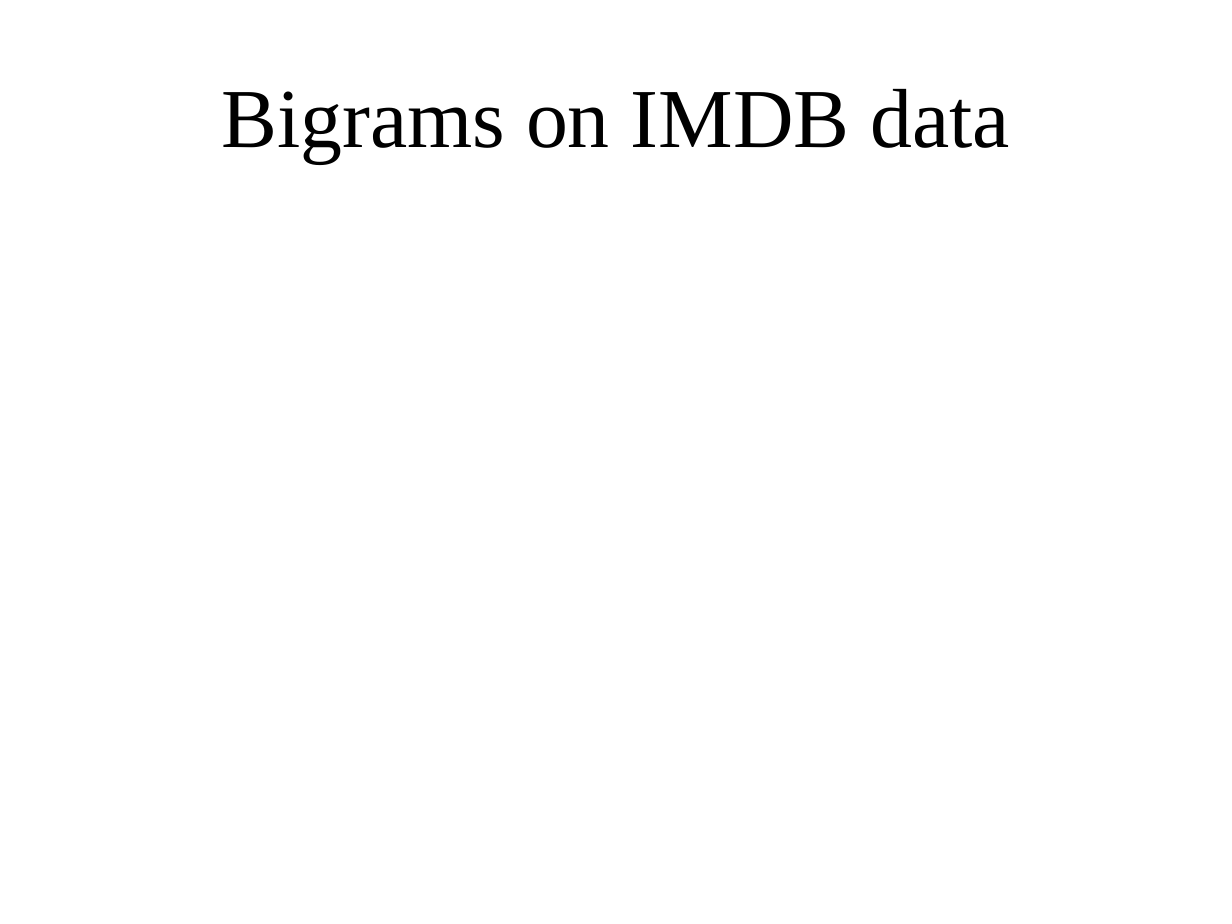
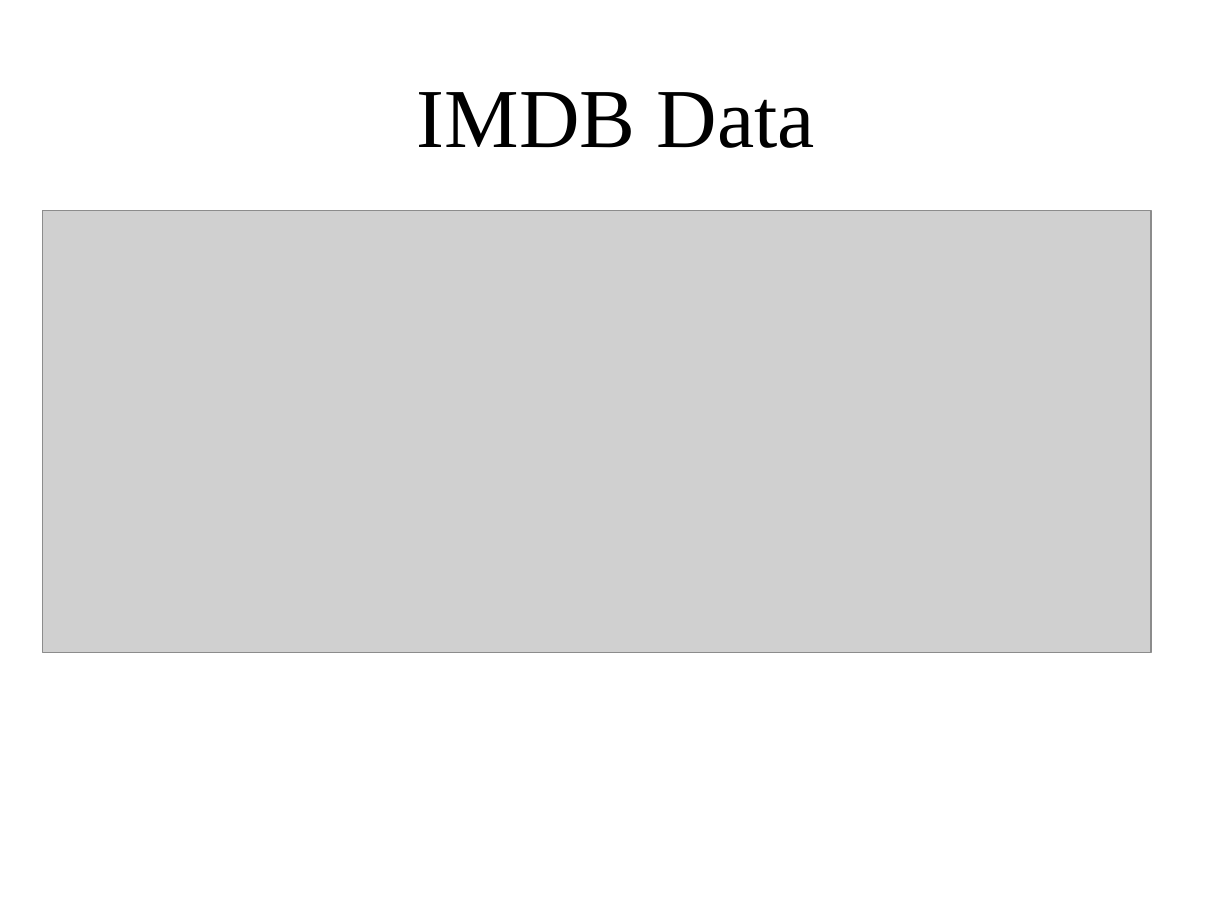
Before and after one commit to amueller/applied_ml_spring_2017, a slide deck: slide 33 of slides/aml-19-040317.odp (slide 20 before the commit). Drawn at 1232x924 pixels with LibreOffice and Linux fonts; fonts in the diff are those of the drawing; grey boxes stand for pictures. Boxes give left, top, right and bottom in pixels: in the first picture for what was removed or moved away, otherwise in the second. Text is boxed around its words. In the diff, an @@ line names an element or a change of style, - is before the commit and + after.

```diff
--- a/slides/aml-19-040317.odp
+++ b/slides/aml-19-040317.odp
@@ title at <box>417,92,815,148</box>: text changed @@
-Bigrams on IMDB data
+IMDB Data
@@ picture added at <box>42,210,1152,652</box> @@
```
Also in this commit, not shown: 1 other slide changed, 24 slides added, 6 slides removed, 2 other files.
